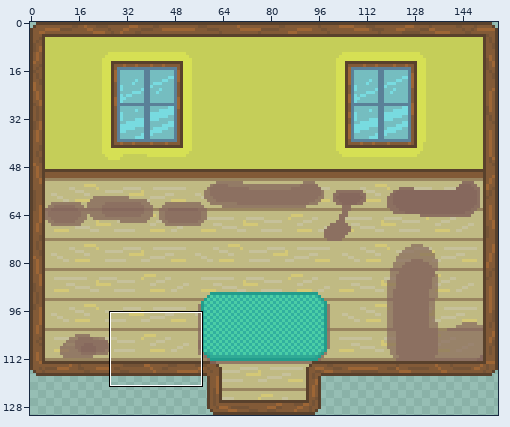
One commit to this sprite sheet: Assets/background-room.png. The picture above shows the old version from afar; the outline marks the close-up.
Close-up. As it was:
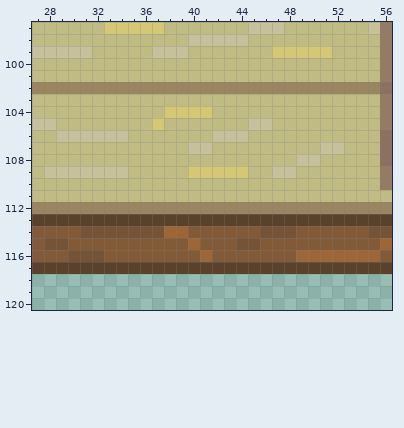
The file is 156x131 pixels. Colours within 5 levels of each other are drawn and written as one. Shown: x 27..56, y 97..120.
After the commit:
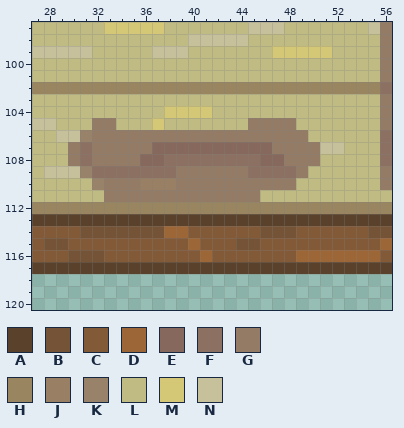
Palette (. is transparent): A #59412c  B #745336  C #825a37  D #9d6636  E #86685d  F #8c7061  G #937b66  H #998560  J #997f63  K #988269  L #c0ba83  M #d4c876  N #c6c19b
Diff:
@@ x 27..56 @@
 104 LLLLLLLLLLLMMMMLLLLLLLLLLLLLLG
-105 NNLLLLLLLLMLLLLLLLNNLLLLLLLLLG
-106 LLNNNNNNLLLLLLLNNNLLLLLLLLLLLF
-107 LLLLLLLLLLLLLNNLLLLLLLLLNNLLLF
-108 LLLLLLLLLLLLLLLLLLLLLLNNLLLLLF
-109 LNNNNNNNLLLLLMMMMMLLNNLLLLLLLG
-110 LLLLLLLLLLLLLLLLLLLLLLLLLLLLLG
-111 LLLLLLLLLLLLLLLLLLLLLLLLLLLLLL
+105 NNLLLGGLLLMLLLLLLLGGGGLLLLLLLG
+106 LLNNKGGGGGGGGGGGGGGGGGGLLLLLLF
+107 LLLGFGGGGGEEEEEEEEEEGGGGNNLLLF
+108 LLLGFGGGGEEFFFFFFFFEEGGGLLLLLF
+109 LNNNKFFFFFFFGGGGGGFFFFGLLLLLLG
+110 LLLLLKGGGJJJGGGGGGGGGGLLLLLLLG
+111 LLLLLLGGGGGGGGGGGGGLLLLLLLLLLL
 112 HHHHHHHHHHHHHHHHHHHHHHHHHHHHHH
